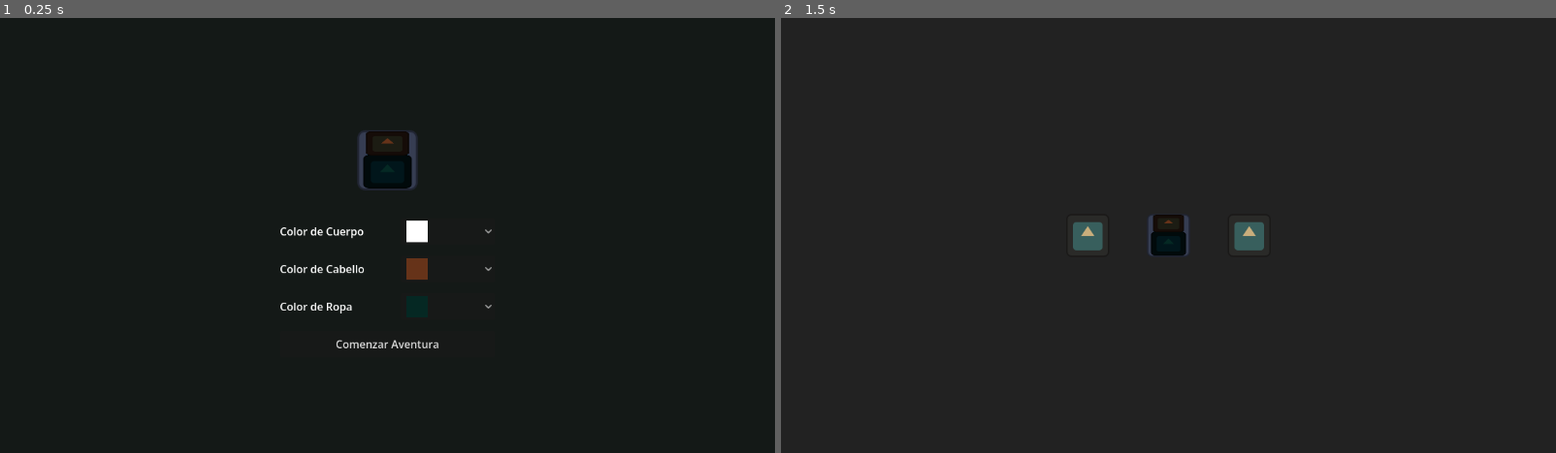
Above: before the commit, frames 1-2 (left to right).
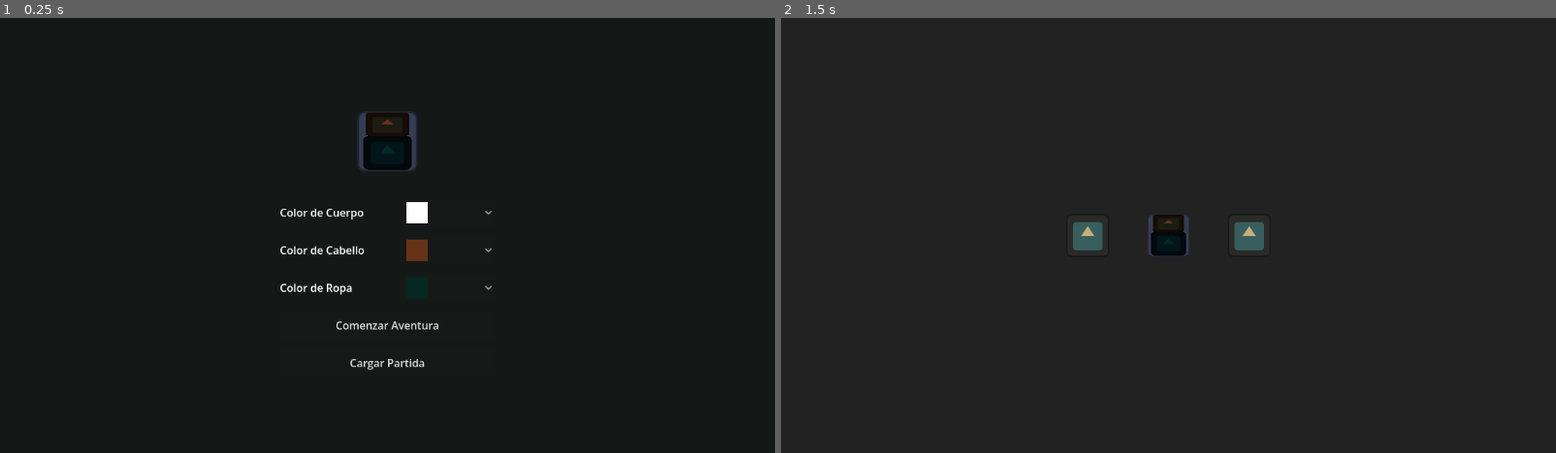
Above: after the commit, the same moments.

Repository: rualesana-046/Proyecto_videojuego_2D
Game: Godot game, scene res://scenes/ui/CharacterCreator.tscn
Same seed, same stepped clock (60 frames per second), same inputs: the game is played once before the commit and once after it. The engine's default icon, where the game draws it, is replaced by a stand-in: a white triangle on a blue panel in a dark square.
Inputs (mouse positions are in pixels of both pictures, inside the frame that each line leads up to):
- Up to frame 1 (0.25 s): no input
- Up to frame 2 (1.5 s): click (1168, 361) at 0.5 s, where only the run after the commit has a clickable "Cargar Partida"; click "Comenzar Aventura" at 1.25 s

The runs differ from the first frame. In frame 1, 1.9% of the frame differs, in the area x 36-64%, y 21-81%; in frame 2, nothing differs.

Commit message:
feat: implement JSON save and load system with color serialization

Diff:
--- a/autoloads/WorldState.gd
+++ b/autoloads/WorldState.gd
@@ -2,6 +2,8 @@
 
 signal notebook_state_changed(is_active: bool)
 signal wax_fragment_collected(total: int)
+
+const SAVE_PATH: String = "user://savegame.json"
 
 var state: Dictionary = {}
 var is_notebook_active: bool = false
@@ -26,3 +28,69 @@
 func reset_wax_fragments() -> void:
 	wax_fragments = 0
 	wax_fragment_collected.emit(wax_fragments)
+
+
+func save_game() -> void:
+	var serialized_colors: Dictionary = {}
+	for part_key: Variant in player_colors.keys():
+		var color_value: Color = player_colors[part_key]
+		serialized_colors[str(part_key)] = color_value.to_html()
+
+	var save_data: Dictionary = {
+		"player_colors": serialized_colors,
+		"wax_fragments": wax_fragments,
+		"is_notebook_active": is_notebook_active,
+		"traits": AIProfiler.traits.duplicate()
+	}
+
+	var file: FileAccess = FileAccess.open(SAVE_PATH, FileAccess.WRITE)
+	if file == null:
+		push_error("Failed to open save file for writing: " + SAVE_PATH)
+		return
+
+	file.store_string(JSON.stringify(save_data, "\t"))
+	file.close()
+	print("Game saved successfully to: " + SAVE_PATH)
+
+
+func load_game() -> bool:
+	if not FileAccess.file_exists(SAVE_PATH):
+		return false
+
+	var file: FileAccess = FileAccess.open(SAVE_PATH, FileAccess.READ)
+	if file == null:
+		push_error("Failed to open save file for reading: " + SAVE_PATH)
+		return false
+
+	var json_text: String = file.get_as_text()
+	file.close()
+
+	var parsed_data: Variant = JSON.parse_string(json_text)
+	if not (parsed_data is Dictionary):
+		push_error("Invalid save file format.")
+		return false
+
+	var save_data: Dictionary = parsed_data
+
+	var saved_colors_variant: Variant = save_data.get("player_colors", {})
+	if saved_colors_variant is Dictionary:
+		var saved_colors: Dictionary = saved_colors_variant
+		for part_key: Variant in saved_colors.keys():
+			var hex_string: String = str(saved_colors[part_key])
+			player_colors[str(part_key)] = Color(hex_string)
+
+	wax_fragments = int(save_data.get("wax_fragments", 0))
+	wax_fragment_collected.emit(wax_fragments)
+
+	is_notebook_active = bool(save_data.get("is_notebook_active", false))
+	notebook_state_changed.emit(is_notebook_active)
+
+	var saved_traits_variant: Variant = save_data.get("traits", {})
+	if saved_traits_variant is Dictionary:
+		var saved_traits: Dictionary = saved_traits_variant
+		for trait_key: Variant in saved_traits.keys():
+			var key_name: String = str(trait_key)
+			if AIProfiler.traits.has(key_name):
+				AIProfiler.traits[key_name] = int(saved_traits[trait_key])
+
+	return true
--- a/project.godot
+++ b/project.godot
@@ -62,6 +62,11 @@
 "events": [Object(InputEventKey,"resource_local_to_scene":false,"resource_name":"","device":-1,"window_id":0,"alt_press …(192 unchanged characters)…
 ]
 }
+quick_save={
+"deadzone": 0.5,
+"events": [Object(InputEventKey,"resource_local_to_scene":false,"resource_name":"","device":-1,"window_id":0,"alt_pressed":false,"shift_pressed":false,"ctrl_pressed":false,"meta_pressed":false,"pressed":false,"keycode":0,"physical_keycode":71,"key_label":0,"unicode":103,"location":0,"echo":false,"script":null)
+]
+}
 
 [rendering]
 
--- a/scenes/entities/Player.gd
+++ b/scenes/entities/Player.gd
@@ -22,6 +22,8 @@
 func _unhandled_input(event: InputEvent) -> void:
 	if event.is_action_pressed("toggle_notebook"):
 		WorldState.toggle_notebook()
+	elif event.is_action_pressed("quick_save"):
+		WorldState.save_game()
 
 
 func apply_colors() -> void:
--- a/scenes/ui/CharacterCreator.gd
+++ b/scenes/ui/CharacterCreator.gd
@@ -27,6 +27,7 @@
 @onready var hair_option: OptionButton = $MainContainer/HairColorRow/HairOption
 @onready var clothes_option: OptionButton = $MainContainer/ClothesColorRow/ClothesOption
 @onready var start_button: Button = $MainContainer/StartButton
+@onready var load_button: Button = $MainContainer/LoadButton
 
 
 func _ready() -> void:
@@ -39,6 +40,7 @@
 	hair_option.item_selected.connect(_on_hair_option_selected)
 	clothes_option.item_selected.connect(_on_clothes_option_selected)
 	start_button.pressed.connect(_on_start_button_pressed)
+	load_button.pressed.connect(_on_load_button_pressed)
 
 
 func _create_color_icon(color: Color) -> Texture2D:
@@ -90,3 +92,10 @@
 
 func _on_start_button_pressed() -> void:
 	get_tree().change_scene_to_file(FIRST_LEVEL_PATH)
+
+
+func _on_load_button_pressed() -> void:
+	if WorldState.load_game():
+		get_tree().change_scene_to_file(FIRST_LEVEL_PATH)
+	else:
+		push_warning("No save file found or failed to load save data.")
--- a/scenes/ui/CharacterCreator.tscn
+++ b/scenes/ui/CharacterCreator.tscn
@@ -31,9 +31,9 @@
 anchor_right = 0.5
 anchor_bottom = 0.5
 offset_left = -160.0
-offset_top = -180.0
+offset_top = -200.0
 offset_right = 160.0
-offset_bottom = 180.0
+offset_bottom = 200.0
 grow_horizontal = 2
 grow_vertical = 2
 theme_override_constants/separation = 16
@@ -100,3 +100,8 @@
 custom_minimum_size = Vector2(0, 40)
 layout_mode = 2
 text = "Comenzar Aventura"
+
+[node name="LoadButton" type="Button" parent="MainContainer"]
+custom_minimum_size = Vector2(0, 40)
+layout_mode = 2
+text = "Cargar Partida"
